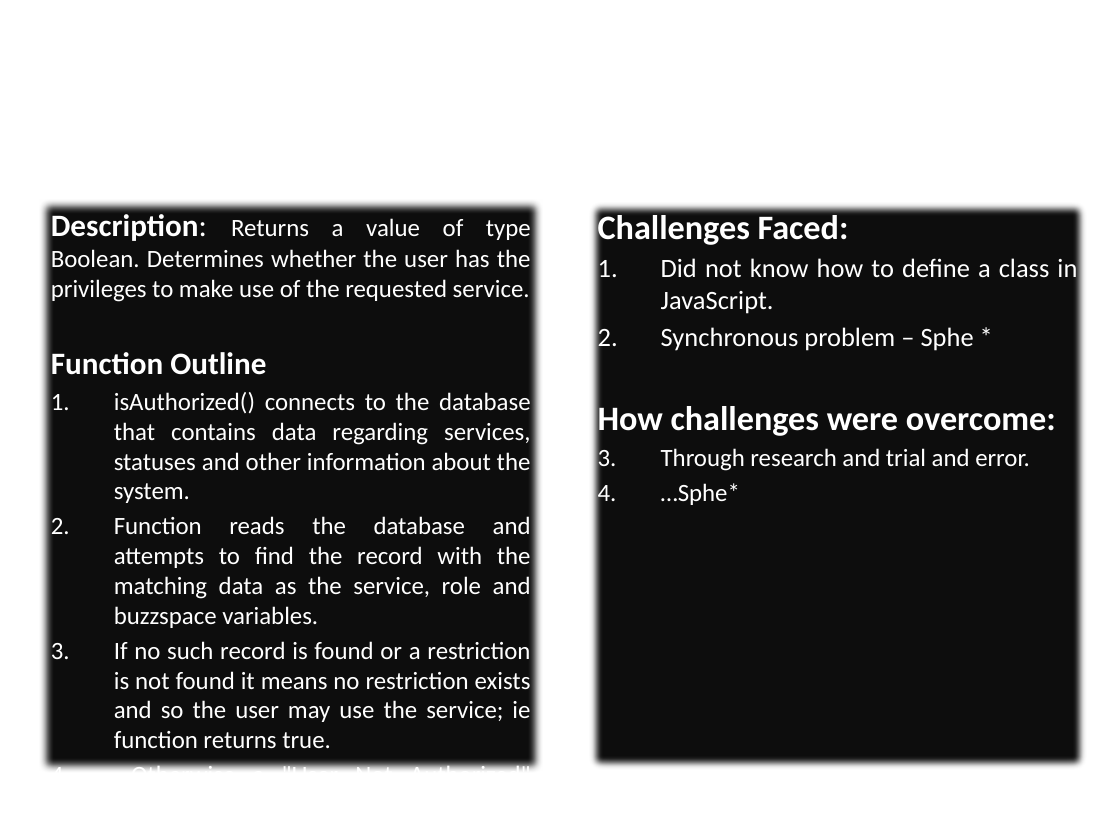
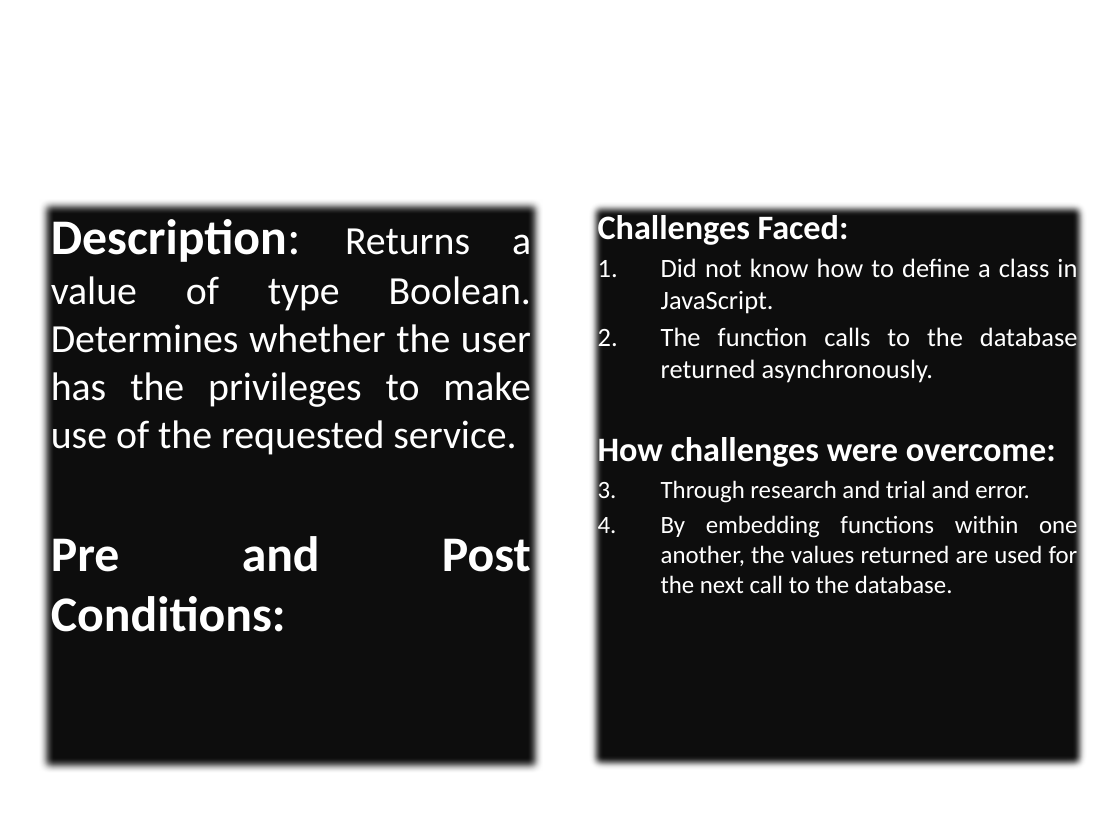
Before and after one commit to BuzzSpaceB/Authorization, a slide deck: slide 3 of Authentication - B.pptx. Drawn at 1120x840 pixels with LibreOffice and Linux fonts; fonts in the diff are those of the drawing; background and template pictures are left out. Boxes give left, top, right and bottom in pixels: in the first picture for what was removed or moved away, otherwise in the second. Text is boxed around its words. In the diff, an @@ line names an element or a change of style, - is before the commit and + after.

```diff
--- a/Authentication - B.pptx
+++ b/Authentication - B.pptx
@@ text at [51,219,531,455]: size 20 to 32 pt in "Description:"; size 16 to 25.6 pt in "Returns a value of type Boolean. Determines ..."; more space between paragraphs @@
@@ text in rectangle at [661,324,1078,383]: text changed @@
-2. Synchronous problem – Sphe *
+2. The function calls to the database returned asynchronously.
@@ text at [51,536,531,572]: text changed; size 16 to 32 pt; bold on @@
-Function Outline
-1. isAuthorized() connects to the database that contains data regarding services, statuses and other information about the system.
-2. Function reads the database and attempts to find the record with the matching data as the service, role and buzzspace variables.
-3. If no such record is found or a restriction is not found it means no restriction exists and so the user may use the service; ie function returns true.
-4. Otherwise a "User Not Authorized" Exception is thrown and the user is denied access to that service.
+Pre and Post Conditions:
@@ text in rectangle at [661,515,1078,593]: text changed @@
-2. …Sphe*
+2. By embedding functions within one another, the values returned are used for the next call to the database.
```
Also in this commit, not shown: 5 other slides changed, 2 slides added, 1 slide removed, 2 other files.
